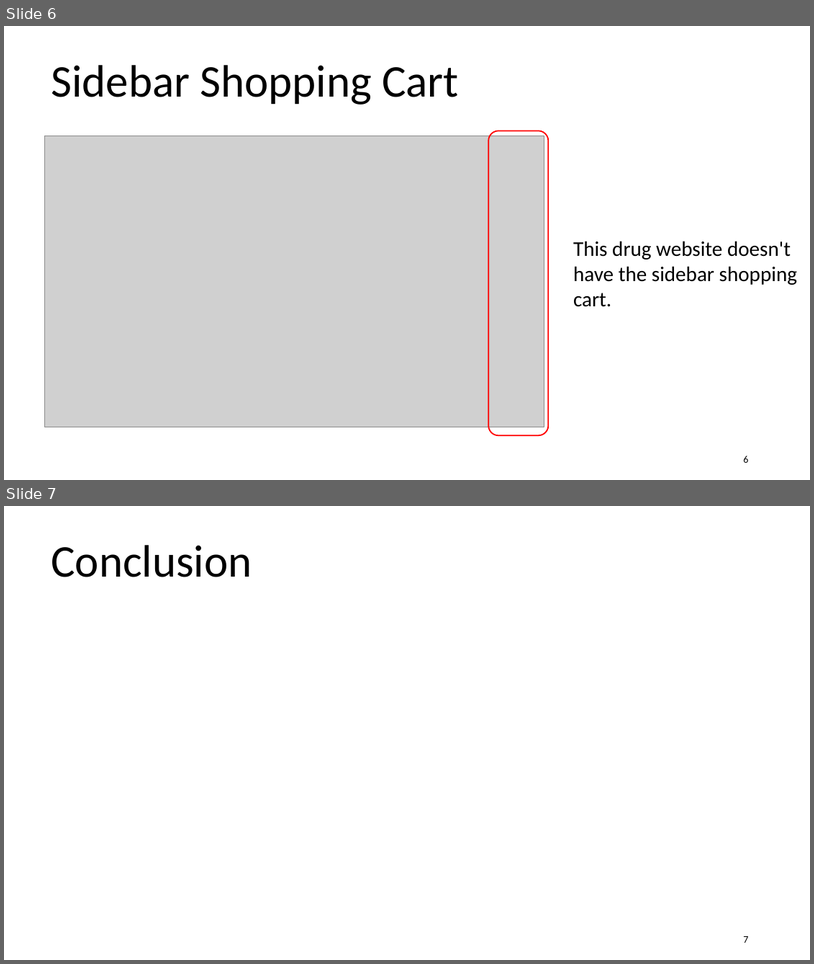
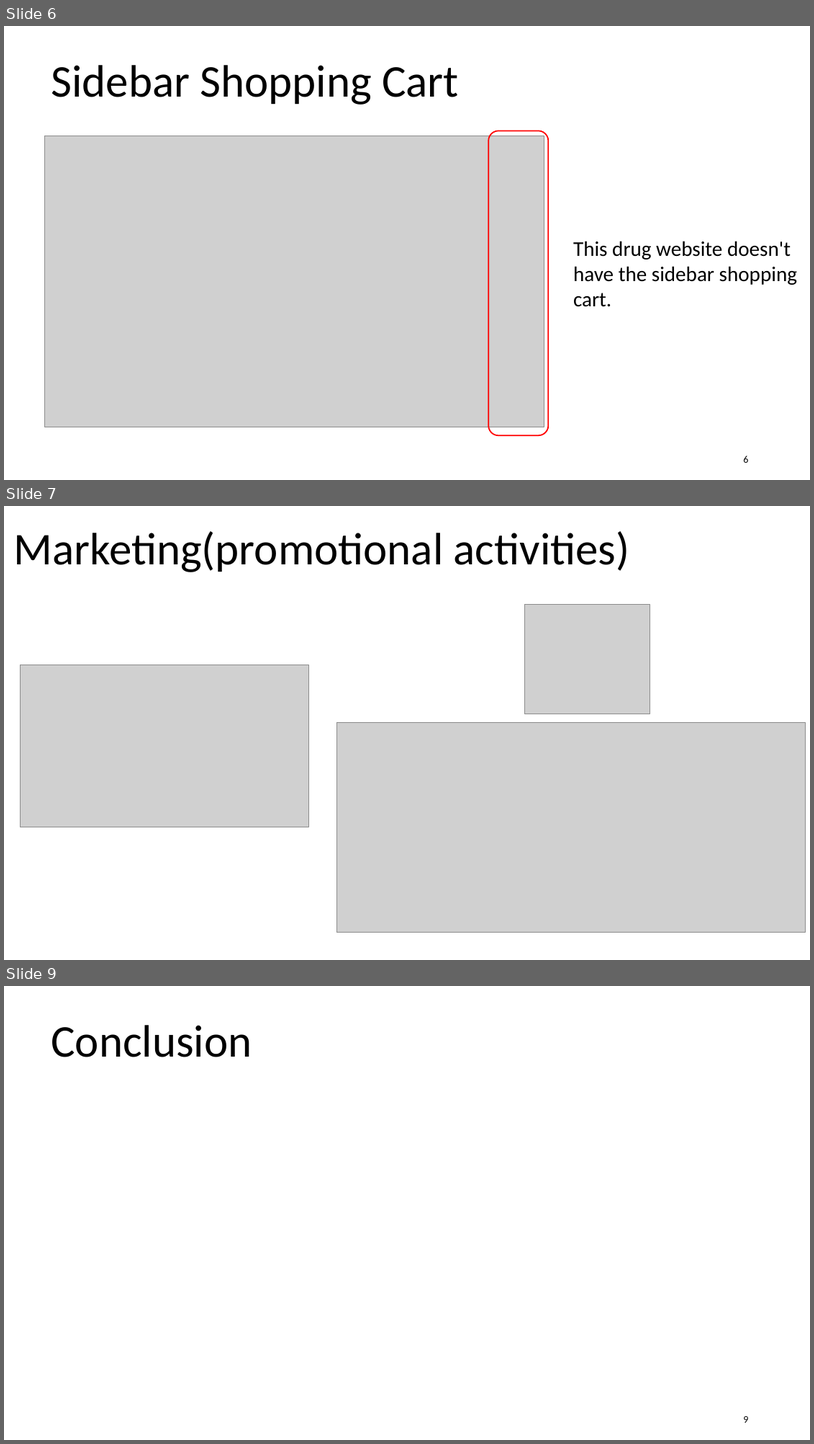
Before and after one commit to lrrong2020/Technical-Writing, a slide deck: Technical Writing.pptx. Shown one above the other, each under a label of ours: slides 6 and 7 before the commit, slides 6, 7 and 9 after it; the slides between them are not shown. The pictures are 814x964 and 814x1444 pixels, drawn with LibreOffice and Linux fonts; fonts in the diff are those of the drawing; grey boxes stand for pictures. Boxes give left, top, right and bottom in pixels: in the first picture for what was removed or moved away, otherwise in the second. Text is boxed around its words. In the diff, an @@ line names an element or a change of style, - is before the commit and + after.

```diff
--- a/Technical Writing.pptx
+++ b/Technical Writing.pptx
@@ slide 7 added at (4, 506, 810, 960), background #FFFFFF @@
@@ text added at (14, 531, 630, 572), 54 pt, text #000000 @@
+Marketing(promotional activities)
@@ picture added at (525, 605, 650, 713) @@
@@ picture added at (21, 664, 309, 827) @@
@@ picture added at (337, 722, 805, 932) @@
@@ what was slide 7 is now slide 9 @@
@@ page number at (743, 1416, 748, 1422): text changed @@
-7
+9
```
Also in this commit, not shown: 1 other slide added.
